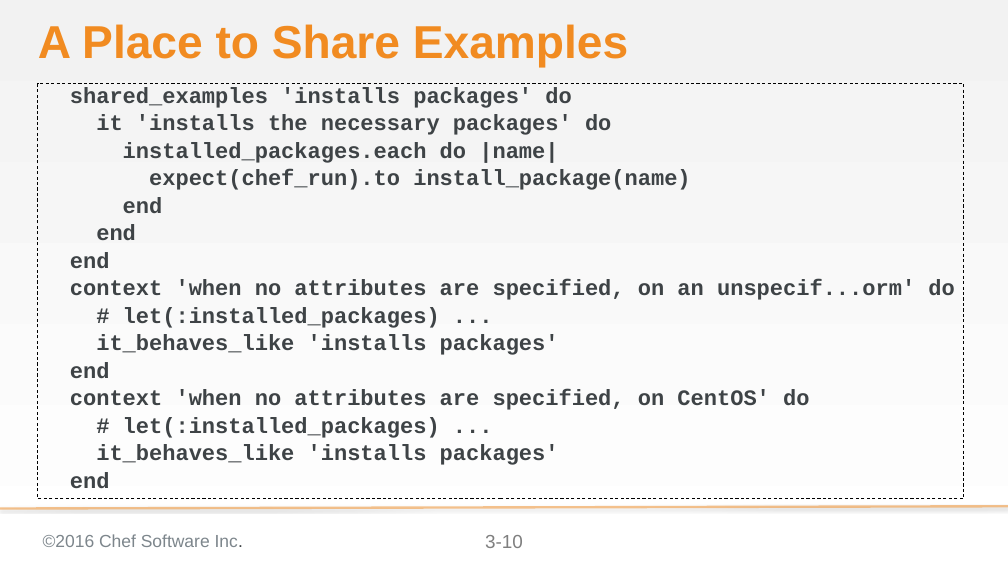
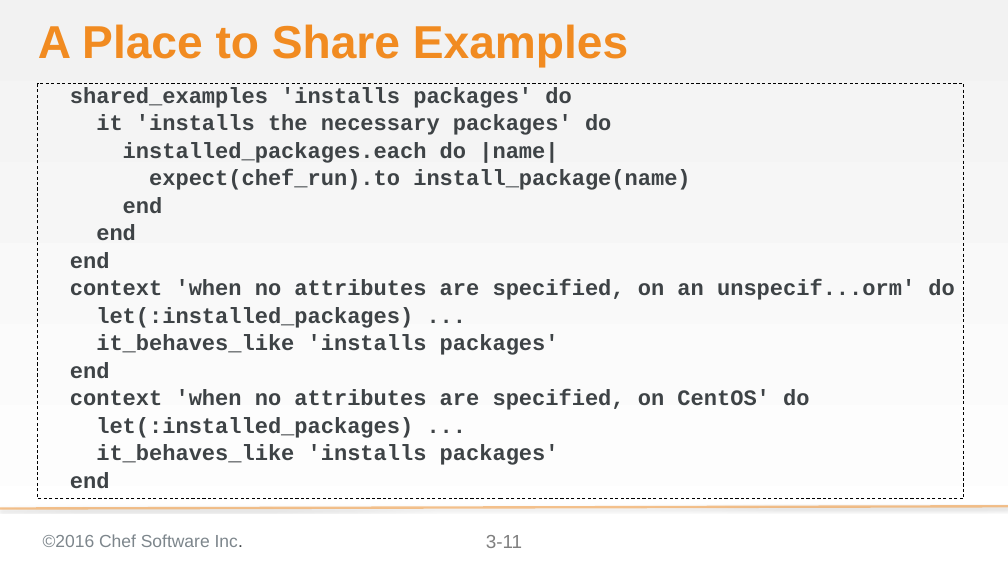
Before and after one commit to chef-training/elegant_tests, a slide deck: slide 11 of 04-shared_examples.pptx (slide 10 before the commit). Drawn at 1008x567 pixels with LibreOffice and Linux fonts; fonts in the diff are those of the drawing; background and template pictures are left out. Boxes give left, top, right and bottom in pixels: in the first picture for what was removed or moved away, otherwise in the second. Text is boxed around its words. In the diff, an @@ line names an element or a change of style, - is before the commit and + after.

```diff
--- a/04-shared_examples.pptx
+++ b/04-shared_examples.pptx
@@ text at (96, 307, 413, 328): text changed @@
-# let(:installed_packages) ...
+let(:installed_packages) ...
@@ text at (96, 417, 413, 438): text changed @@
-# let(:installed_packages) ...
+let(:installed_packages) ...
@@ page number at (486, 535, 522, 548): text changed @@
-3-10
+3-11
```
Also in this commit, not shown: 8 other slides changed, 1 slide added, 6 other files.
